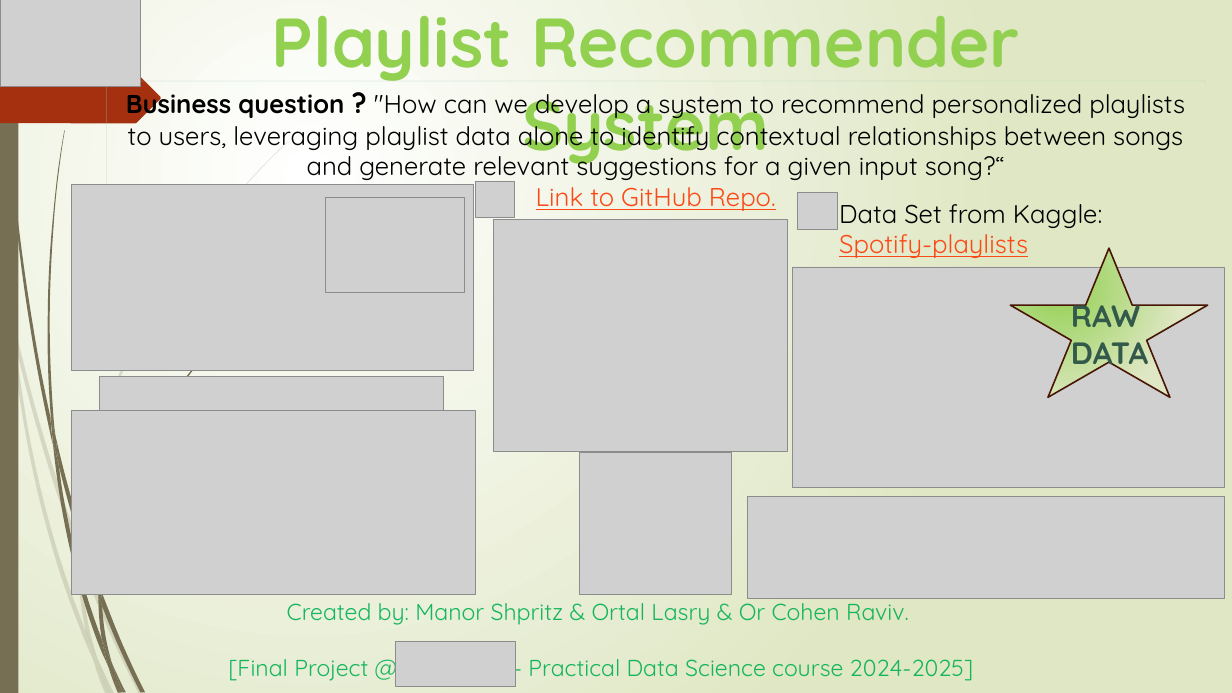
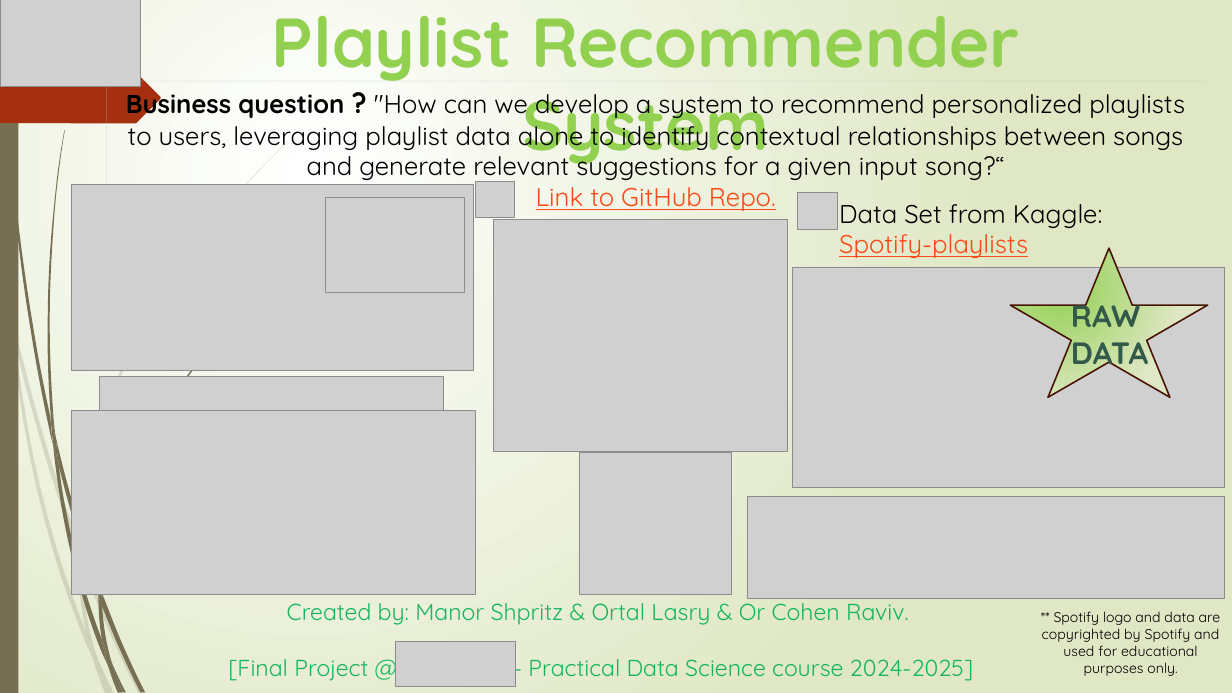
Before and after one commit to ortall0201/Spotify-Playlist-Recommender-System-Using-NLP, a slide deck: slide 1 of Ortal/word2vec slide.pptx. Drawn at 1232x693 pixels with LibreOffice and Linux fonts; fonts in the diff are those of the drawing; grey boxes stand for pictures. Boxes give left, top, right and bottom in pixels: in the first picture for what was removed or moved away, otherwise in the second. Text is boxed around its words. In the diff, an @@ line names an element or a change of style, - is before the commit and + after.

Commit message:
adding sentence about spotify's copyright
just to make sure everyone who logs into this github understand it is just for educational purposes

```diff
--- a/Ortal/word2vec slide.pptx
+++ b/Ortal/word2vec slide.pptx
@@ text added at <box>1042,611,1221,676</box>, 11 pt, text #000000 @@
+** Spotify logo and data are copyrighted by Spotify and used for educational purposes only.
```
